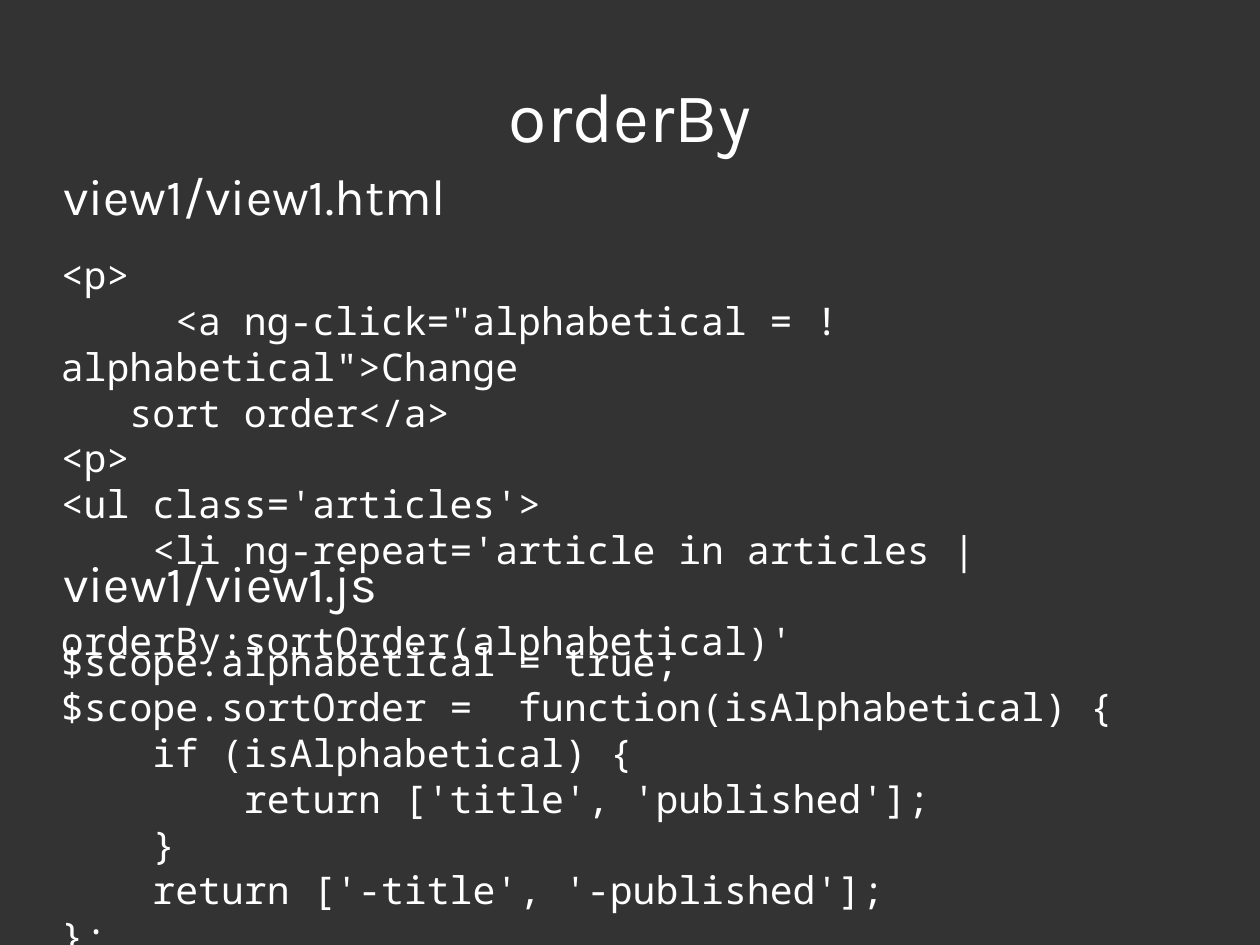
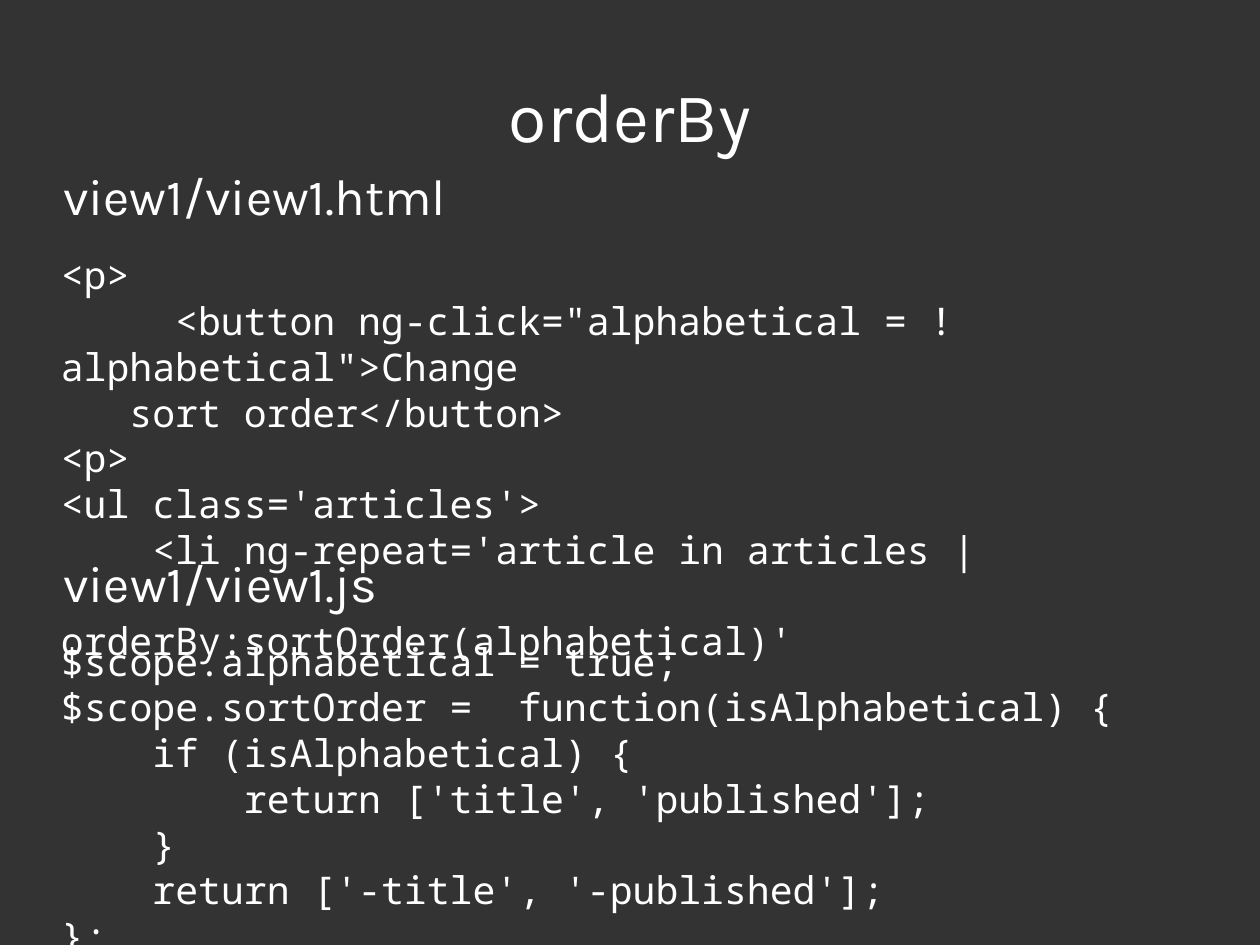
Before and after one commit to jenofdoom/intro-to-angularjs, a slide deck: slide 46 of intro-to-angularjs.odp (slide 44 before the commit). Drawn at 1260x945 pixels with LibreOffice and Linux fonts; fonts in the diff are those of the drawing. Boxes give left, top, right and bottom in pixels: in the first picture for what was removed or moved away, otherwise in the second. Text is boxed around its words. In the diff, an @@ line names an element or a change of style, - is before the commit and + after.

Commit message:
Update presentation

```diff
--- a/intro-to-angularjs.odp
+++ b/intro-to-angularjs.odp
@@ text at (x1=61, y1=306, x2=861, y2=428): text changed @@
-<a ng-click="alphabetical = !alphabetical">Change
-sort order</a>
+<button ng-click="alphabetical = !alphabetical">Change
+sort order</button>
```
Also in this commit, not shown: 2 other slides changed, 2 slides added, 1 other file.
